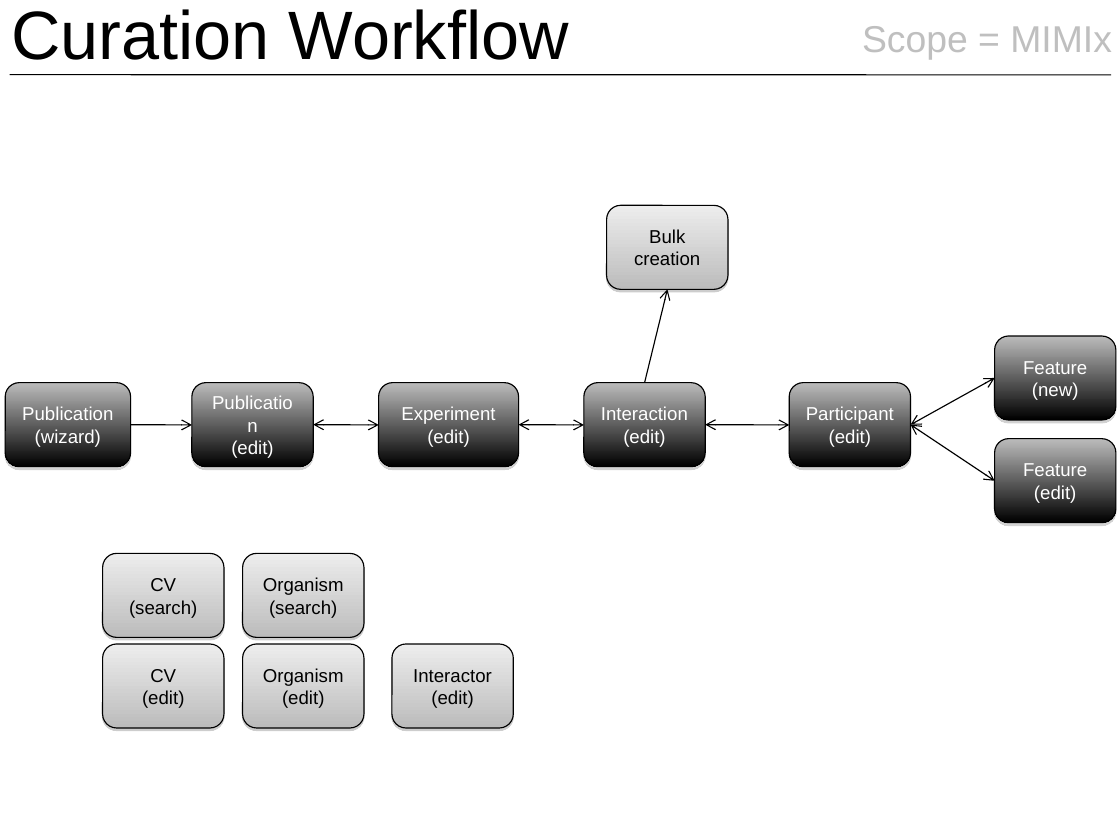
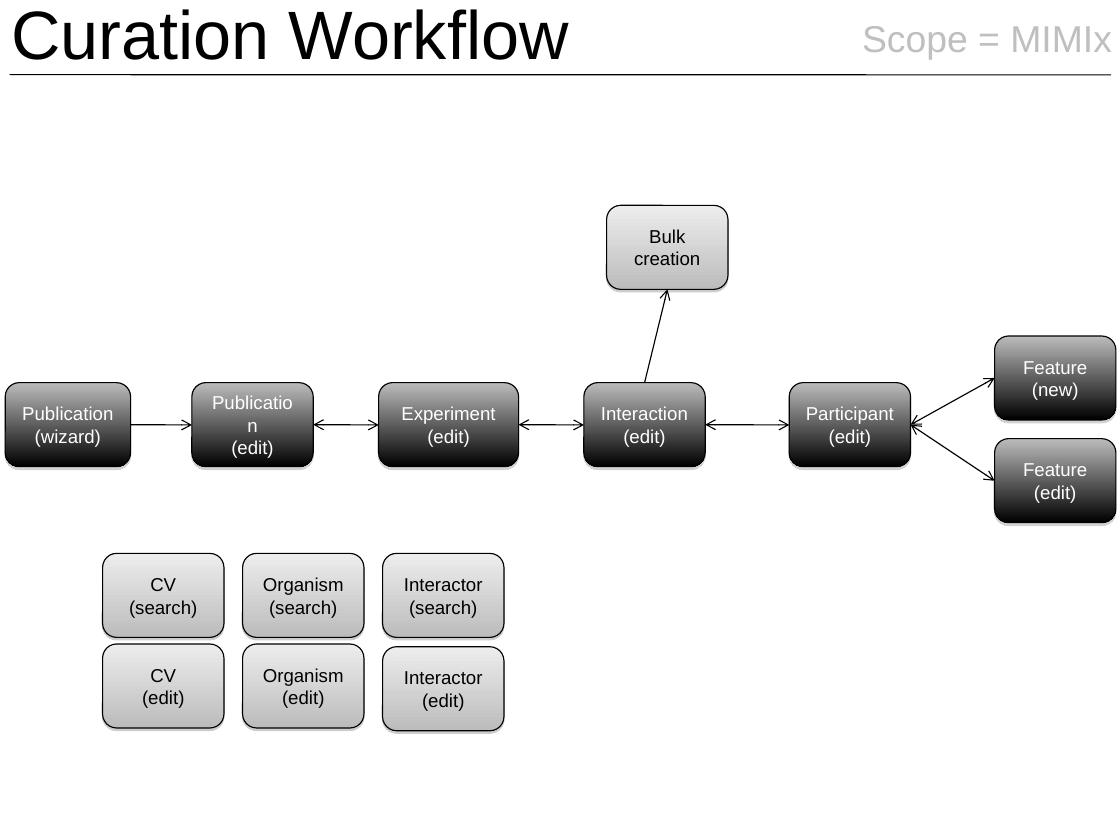
Before and after one commit to EBI-IntAct/intact, a slide deck: slide 2 of wiki/presentations/Editor-InteractiveMockups-MIMIx.ppt. Drawn at 1120x840 pixels with LibreOffice and Linux fonts; fonts in the diff are those of the drawing. Boxes give left, top, right and bottom in pixels: in the first picture for what was removed or moved away, otherwise in the second. Text is boxed around its words. In the diff, an @@ line names an element or a change of style, - is before the commit and + after.

```diff
--- a/wiki/presentations/Editor-InteractiveMockups-MIMIx.ppt
+++ b/wiki/presentations/Editor-InteractiveMockups-MIMIx.ppt
@@ rounded rectangle added at <box>383,553,504,637</box>, fill gradient #EDEDED to #BCBCBC, outline #000000 0.74 pt, 12 pt, text #000000 @@
+Interactor
+(search)
@@ rounded rectangle "Interactor (edit)": place and size @@
-rounded rectangle "Interactor (edit)" at <box>392,644,513,728</box>
+rounded rectangle "Interactor (edit)" at <box>383,646,504,730</box>
```
Also in this commit, not shown: 1 other slide changed, 1 slide added, 1 other file.
